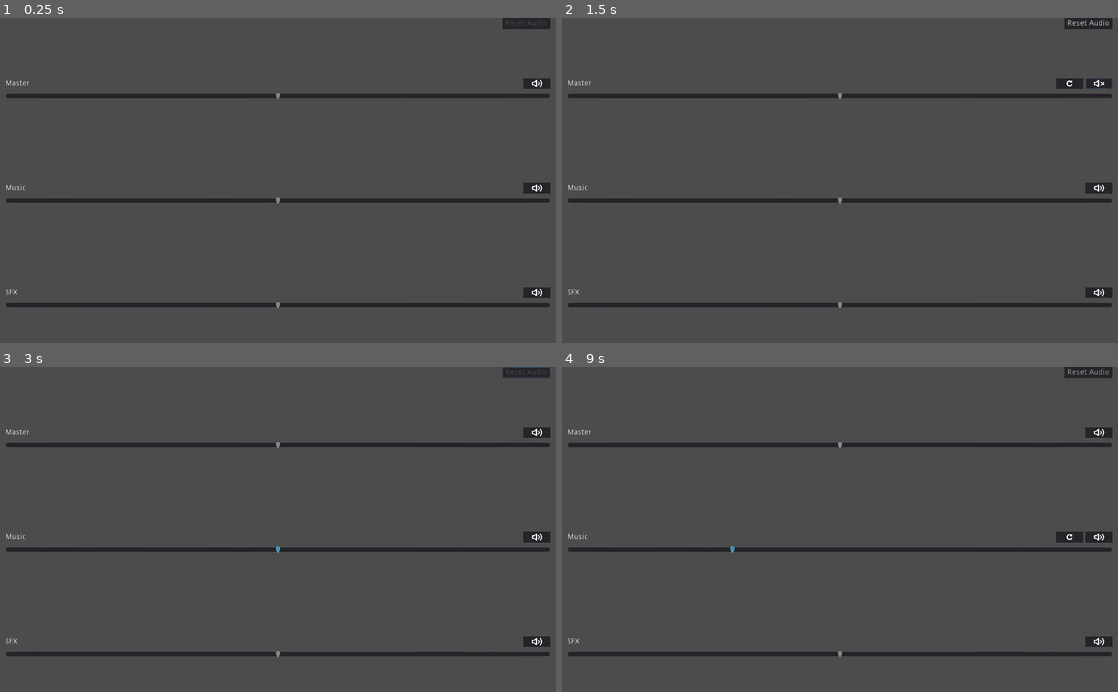
Above: before the commit, frames 1-4 (two rows, left to right).
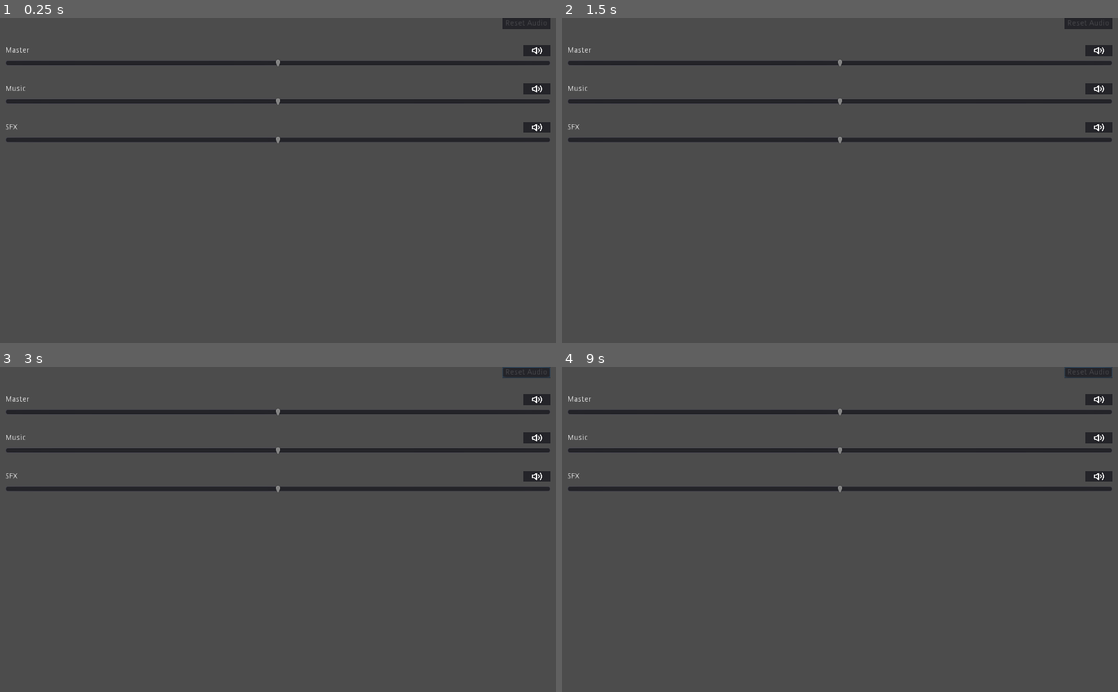
Above: after the commit, the same moments.

Repository: SuddenlyNothing/BaseGodotProject
Game: Godot game, scene res://options/SettingsPanels.tscn
Same seed, same stepped clock (60 frames per second), same inputs: the game is played once before the commit and once after it. This scene is started directly instead of the project's main scene. Sound files missing from this copy of the repository are replaced by a short silence.
Inputs (mouse positions are in pixels of both pictures, inside the frame that each line leads up to):
- Up to frame 1 (0.25 s): no input
- Up to frame 2 (1.5 s): tap Enter at 0.5 s; move the mouse to (962, 164) at 0.52 s; hold D (right) 0.53-1.25 s; hold Space (continue) 0.53-1.25 s; click (962, 164) at 0.67 s; click (1101, 83) at 1.27 s
- Up to frame 3 (3 s): click (528, 373) at 2 s, where only the run before the commit has a clickable "Reset Audio"; move the mouse to (166, 545) at 2.77 s; hold S (down) from 2.78 s (still down)
- Up to frame 4 (9 s): move the mouse to (895, 458) at 3.52 s; release S (down) at 3.53 s; hold D (right) 3.53-4.28 s; move the mouse to (812, 594) at 4.27 s; hold W (up) 4.28-5.03 s; click (812, 594) at 4.42 s; move the mouse to (1006, 578) at 5.02 s; hold A (left) 5.03-6.53 s; move the mouse to (673, 480) at 5.77 s; move the mouse to (867, 529) at 6.52 s; hold S (down) 6.53-7.28 s; click (867, 529) at 6.67 s; move the mouse to (756, 448) at 7.27 s; hold D (right) 7.28-8.03 s; move the mouse to (962, 513) at 8.02 s; hold W (up) 8.03-8.78 s; move the mouse to (728, 545) at 8.77 s; hold D (right) from 8.78 s (still down); click (728, 545) at 8.92 s

The runs differ from the first frame. In frame 1, 8.5% of the frame differs, in the area x 1-99%, y 8-90%; in frame 2, 8.7%; in frame 3, 8.5%; in frame 4, 8.7%, in the area x 1-99%, y 0-90%.

Commit message:
Remove separation vertical expand

Diff:
--- a/BaseProject2/options/utils/SliderInsideSeparation.tscn
+++ b/BaseProject2/options/utils/SliderInsideSeparation.tscn
@@ -4,6 +4,5 @@
 anchor_right = 1.0
 anchor_bottom = 1.0
 size_flags_horizontal = 3
-size_flags_vertical = 3
 custom_constants/separation = 5
 alignment = 1
